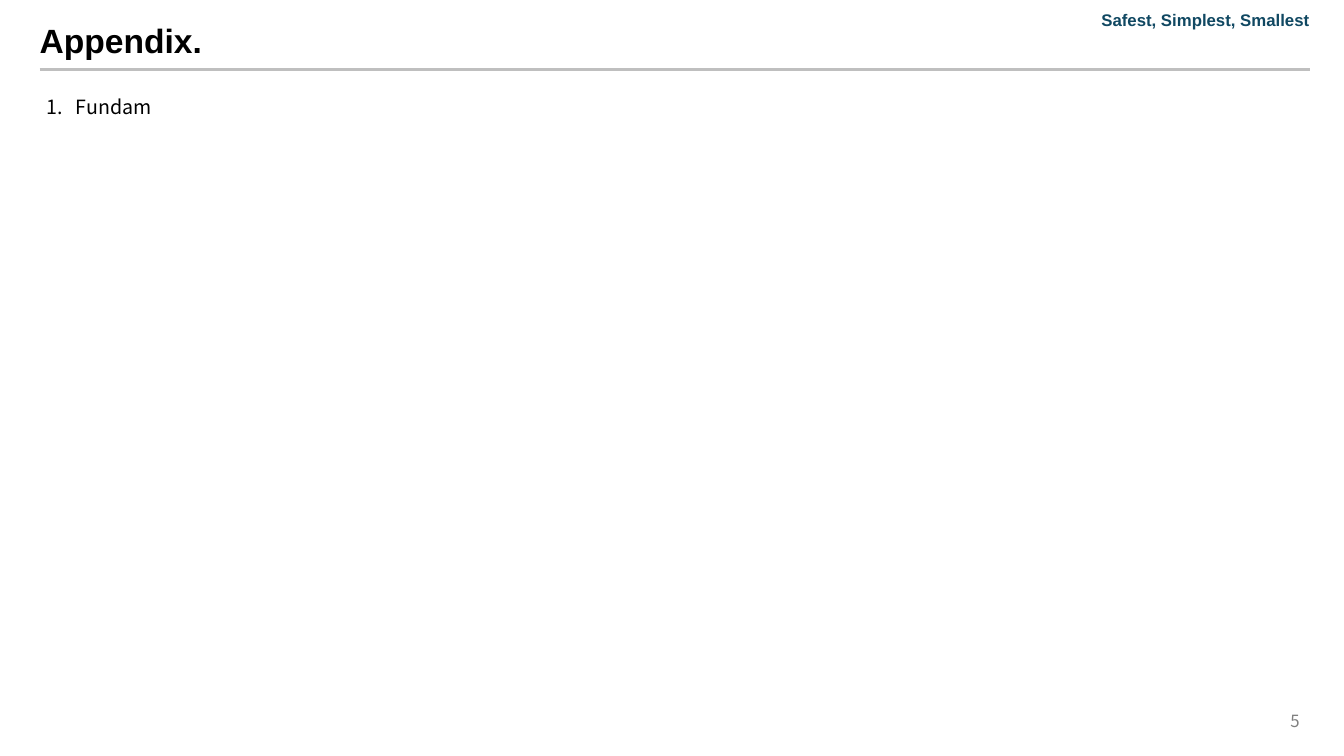
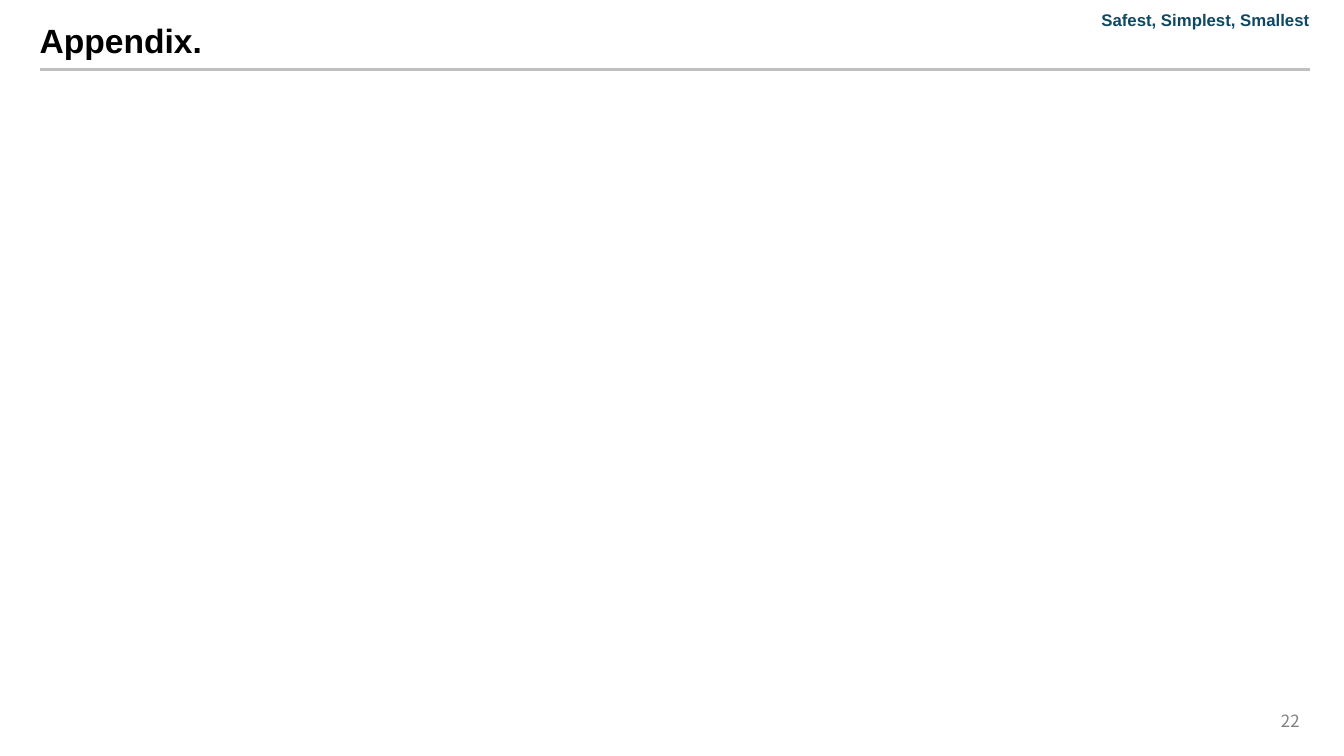
Before and after one commit to Jeong97/Practice_with_paper_data_sets, a slide deck: slide 22 of Accelerated SoH estimation of second life LIB via EIS and ML/Paper/Accelerated SoH estimation of second life LIB via EIS and ML-V00.01-241103.pptx (slide 5 before the commit). Drawn at 1344x756 pixels with LibreOffice and Linux fonts; fonts in the diff are those of the drawing; grey boxes stand for pictures; background and template pictures are left out. Boxes give left, top, right and bottom in pixels: in the first picture for what was removed or moved away, otherwise in the second. Text is boxed around its words. In the diff, an @@ line names an element or a change of style, - is before the commit and + after.

```diff
--- a/Accelerated SoH estimation of second life LIB via EIS and ML/Paper/Accelerated SoH estimation of second life LIB via EIS and ML-V00.01-241103.pptx
+++ b/Accelerated SoH estimation of second life LIB via EIS and ML/Paper/Accelerated SoH estimation of second life LIB via EIS and ML-V00.01-241103.pptx
@@ text removed at [76, 98, 152, 115] @@
-1. Fundam
@@ page number at [1281, 714, 1300, 727]: text changed @@
-5
+22
```
Also in this commit, not shown: 1 other slide changed, 21 slides added, 1 other file.
